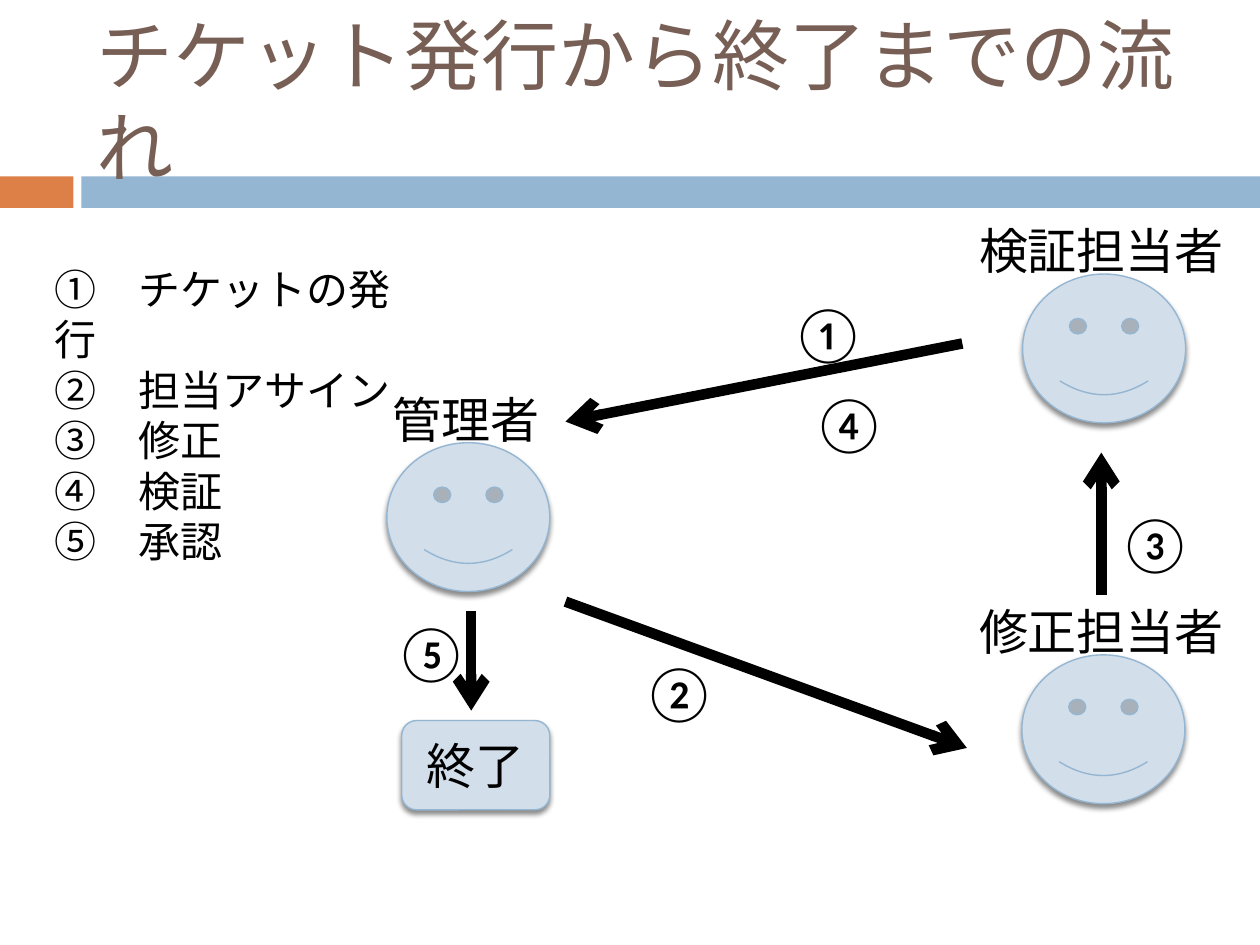
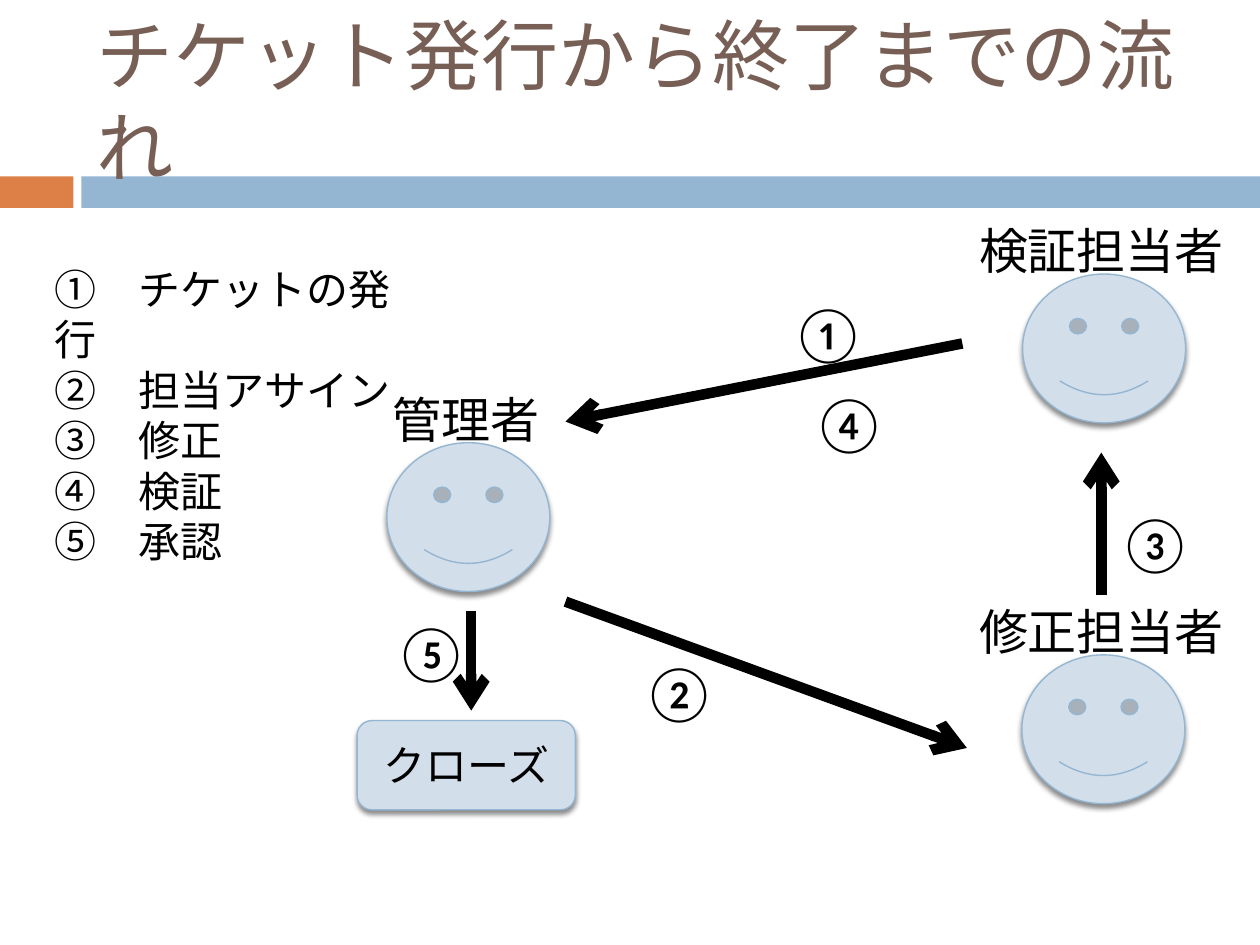
Before and after one commit to keimatsui/kadai, a slide deck: slide 6 of 卒業論文/2012/久保孝樹/最終発表/最終発表.pptx. Drawn at 1260x945 pixels with LibreOffice and Linux fonts; fonts in the diff are those of the drawing. Boxes give left, top, right and bottom in pixels: in the first picture for what was removed or moved away, otherwise in the second. Text is boxed around its words. In the diff, an @@ line names an element or a change of style, - is before the commit and + after.

```diff
--- a/卒業論文/2012/久保孝樹/最終発表/最終発表.pptx
+++ b/卒業論文/2012/久保孝樹/最終発表/最終発表.pptx
@@ rounded rectangle "クローズ": place and size @@
-rounded rectangle "クローズ" at bbox=[402, 721, 551, 810]
+rounded rectangle "クローズ" at bbox=[357, 721, 575, 810]
@@ text in rounded rectangle at bbox=[383, 745, 549, 783]: text changed; size 28 to 24 pt @@
-終了
+クローズ
```
Also in this commit, not shown: 9 other slides changed.
